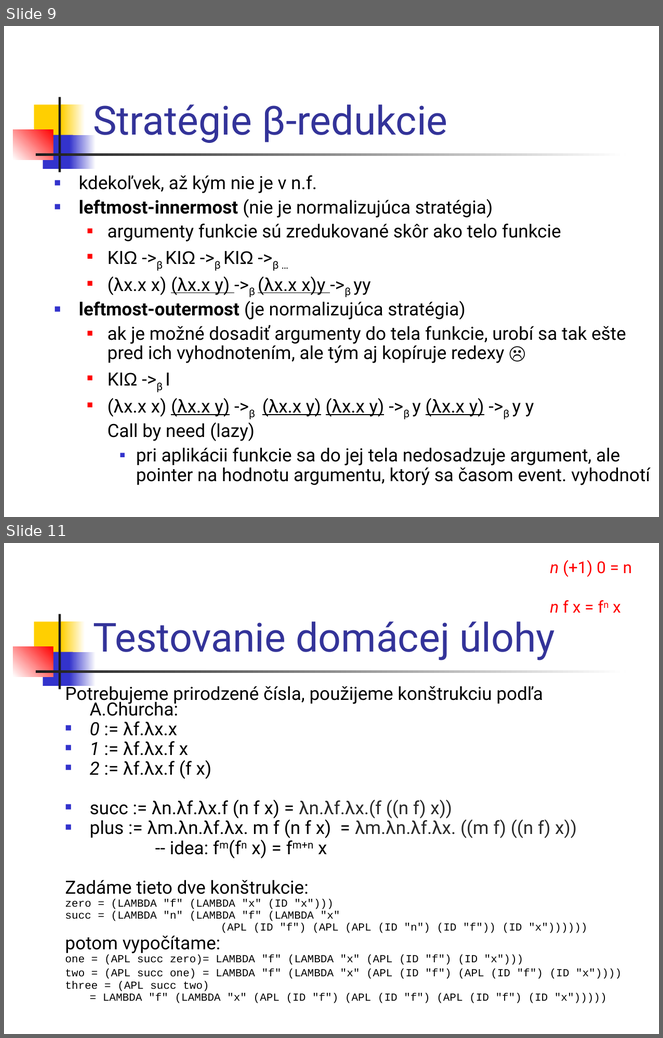
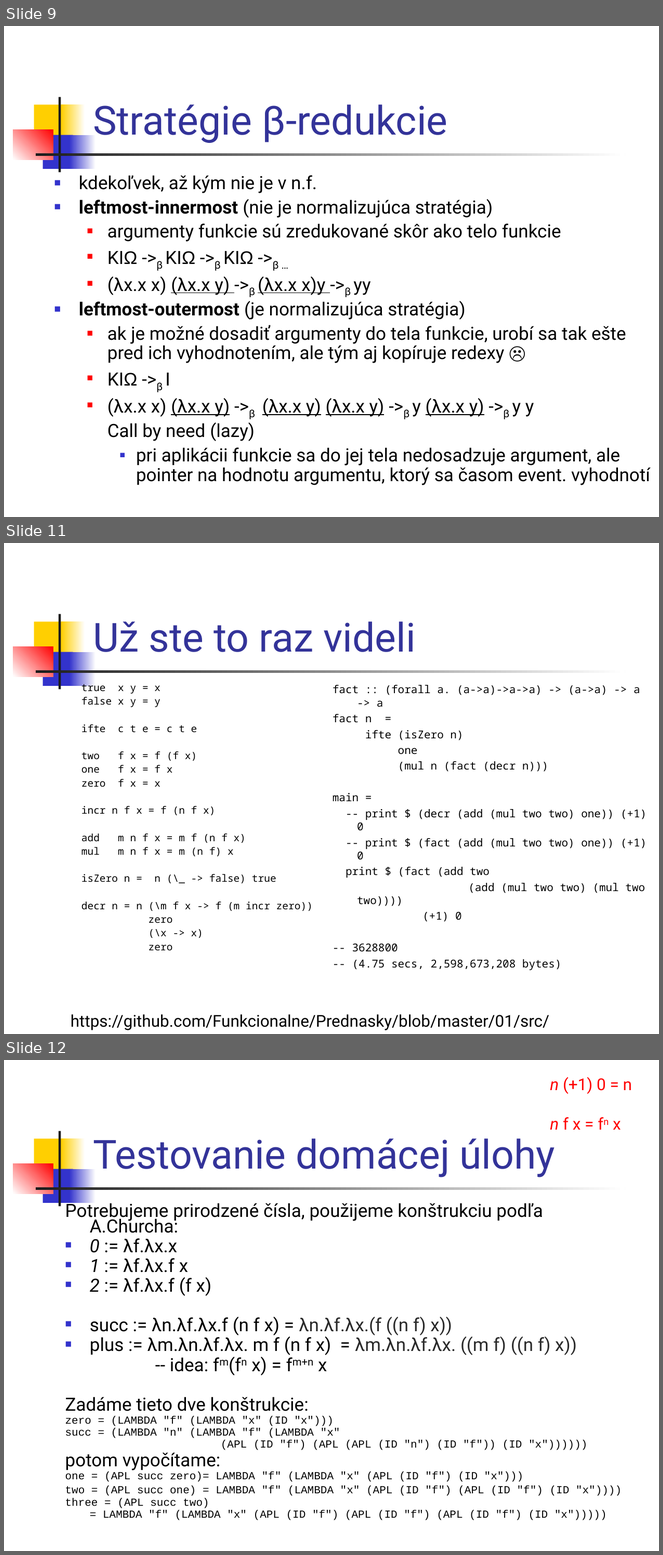
Before and after one commit to Funkcionalne/Prednasky, a slide deck: 06/06_fpro.ppt. Shown one above the other, each under a label of ours: slides 9 and 11 before the commit, slides 9, 11 and 12 after it; the slides between them are not shown. The pictures are 663x1038 and 663x1555 pixels, drawn with LibreOffice and Linux fonts; fonts in the diff are those of the drawing. Boxes give left, top, right and bottom in pixels: in the first picture for what was removed or moved away, otherwise in the second. Text is boxed around its words. In the diff, an @@ line names an element or a change of style, - is before the commit and + after.

```diff
--- a/06/06_fpro.ppt
+++ b/06/06_fpro.ppt
@@ slide 11 added at (4,543,659,1034), background #FFFFFF; not listed: 7 template elements that a slide beside it also shows @@
@@ title added at (93,622,416,652), 44 pt, text #333399 @@
+Už ste to raz videli
@@ text added at (81,682,313,951), 11.1 pt, text #000000 @@
+true x y = x
+false x y = y
+ifte c t e = c t e
+two f x = f (f x)
+one f x = f x
+zero f x = x
+incr n f x = f (n f x)
+add m n f x = m f (n f x)
+mul m n f x = m (n f) x
+isZero n = n (\_ -> false) true
+decr n = n (\m f x -> f (m incr zero))
+zero
+(\x -> x)
+zero
@@ text added at (333,685,647,970), 12 pt, text #000000 @@
+fact :: (forall a. (a->a)->a->a) -> (a->a) -> a -> a
+fact n =
+ifte (isZero n)
+one
+(mul n (fact (decr n)))
+main =
+-- print $ (decr (add (mul two two) one)) (+1) 0
+-- print $ (fact (add (mul two two) one)) (+1) 0
+print $ (fact (add two
+(add (mul two two) (mul two two))))
+(+1) 0
+-- 3628800
+-- (4.75 secs, 2,598,673,208 bytes)
@@ text added at (71,1015,549,1031), 18 pt, text #000000 @@
+https://github.com/Funkcionalne/Prednasky/blob/master/01/src/Church.hs
@@ what was slide 11 is now slide 12 @@
```
Also in this commit, not shown: 5 slides changed, 2 other files.
